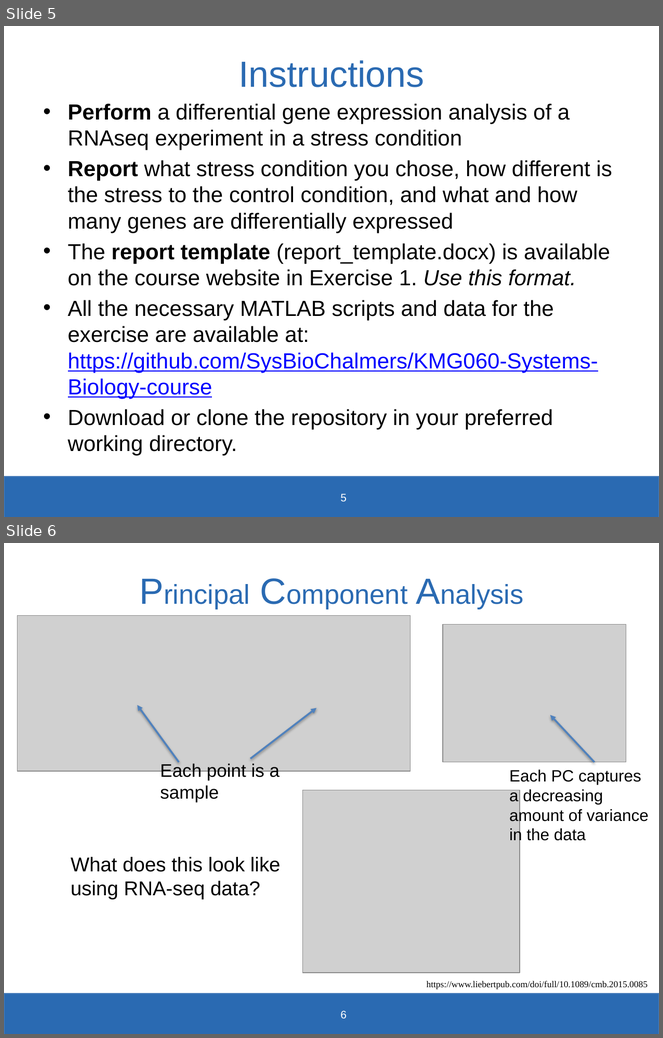
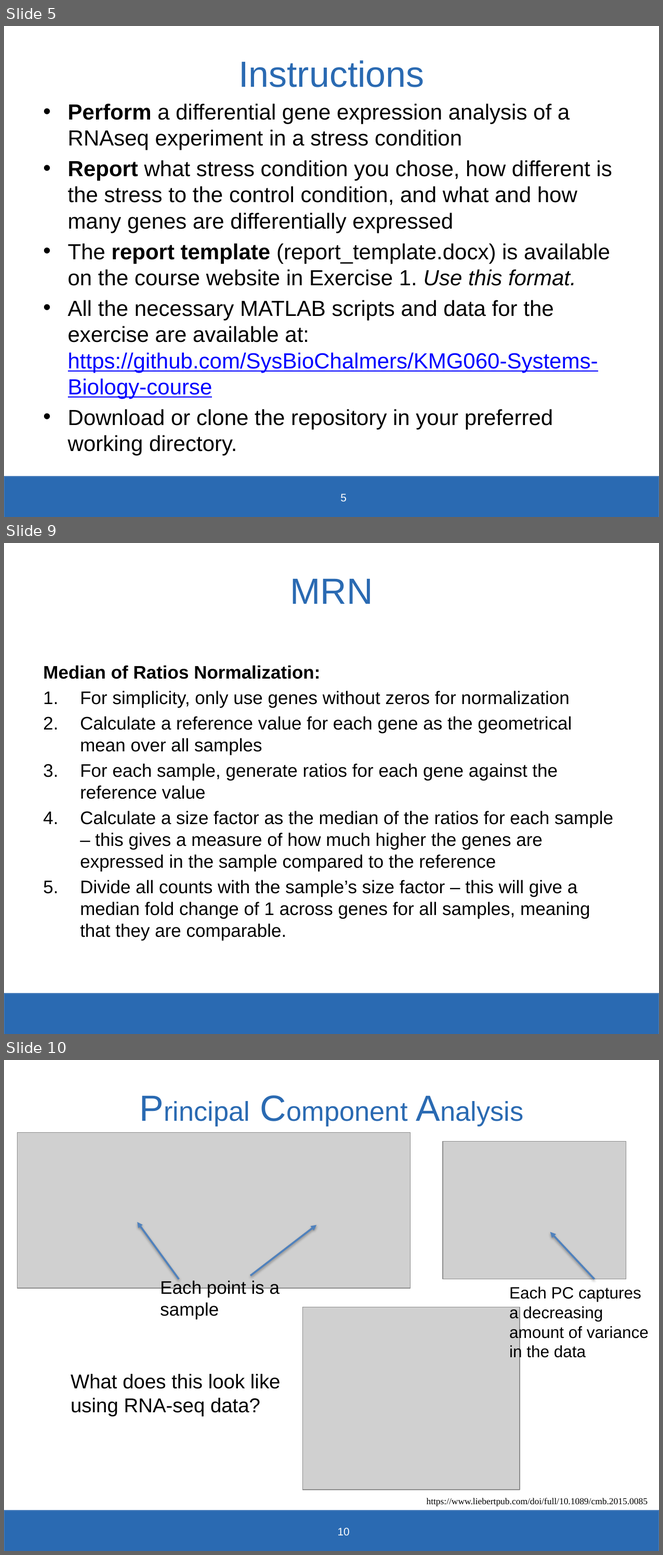
Before and after one commit to SysBioChalmers/KMG060-Systems-Biology-course, a slide deck: Exercise1_RNAseq_Analysis/KGM060-2019-Exercise1.pptx. Shown one above the other, each under a label of ours: slides 5 and 6 before the commit, slides 5, 9 and 10 after it; the slides between them are not shown. The pictures are 663x1038 and 663x1555 pixels, drawn with LibreOffice and Linux fonts; fonts in the diff are those of the drawing; grey boxes stand for pictures; background and template pictures are left out. Boxes give left, top, right and bottom in pixels: in the first picture for what was removed or moved away, otherwise in the second. Text is boxed around its words. In the diff, an @@ line names an element or a change of style, - is before the commit and + after.

Commit message:
doc: Added a few slides about normalization to exercise 1

```diff
--- a/Exercise1_RNAseq_Analysis/KGM060-2019-Exercise1.pptx
+++ b/Exercise1_RNAseq_Analysis/KGM060-2019-Exercise1.pptx
@@ slide 9 added at [4, 543, 659, 1034], background #FFFFFF; not listed: 1 template element that a slide beside it also shows @@
@@ title added at [290, 579, 373, 604], 40 pt, text #2A6AB2 @@
+MRN
@@ text added at [43, 665, 613, 941], 20 pt, text #000000 @@
+Median of Ratios Normalization:
+1. For simplicity, only use genes without zeros for normalization
+2. Calculate a reference value for each gene as the geometrical mean over all samples
+3. For each sample, generate ratios for each gene against the reference value
+4. Calculate a size factor as the median of the ratios for each sample – this gives a measure of how much higher the genes are expressed in the sample compared to the reference
+5. Divide all counts with the sample’s size factor – this will give a median fold change of 1 across genes for all samples, meaning that they are comparable.
@@ what was slide 6 is now slide 10 @@
@@ page number at [338, 1528, 350, 1536]: text changed @@
-6
+10
```
Also in this commit, not shown: 3 other slides added, 1 other file.
